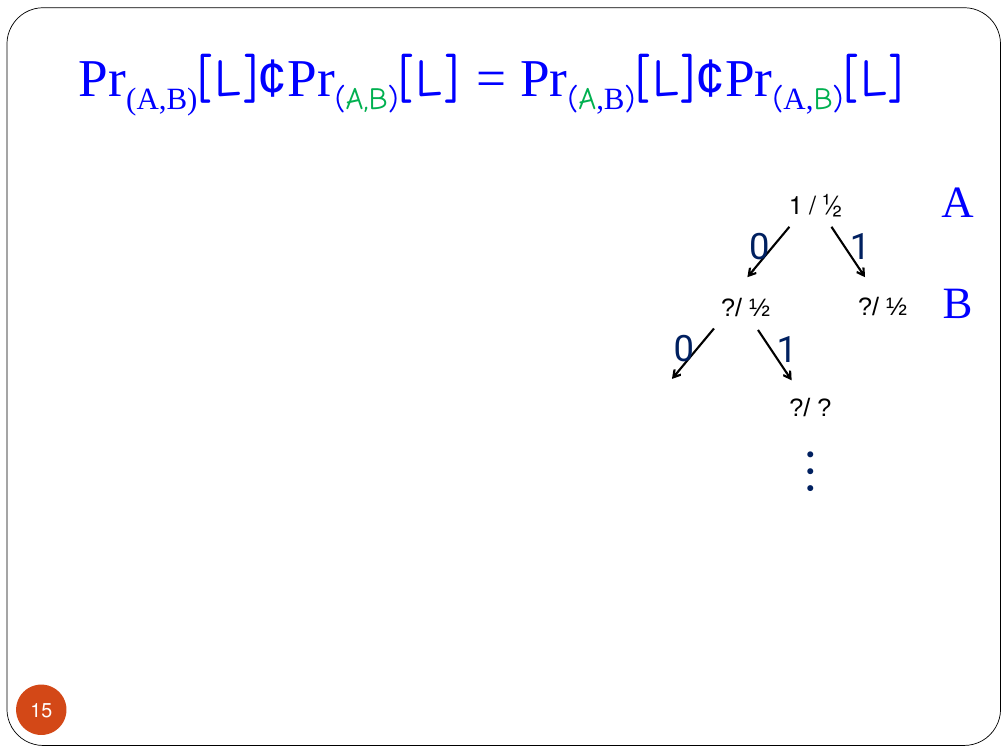
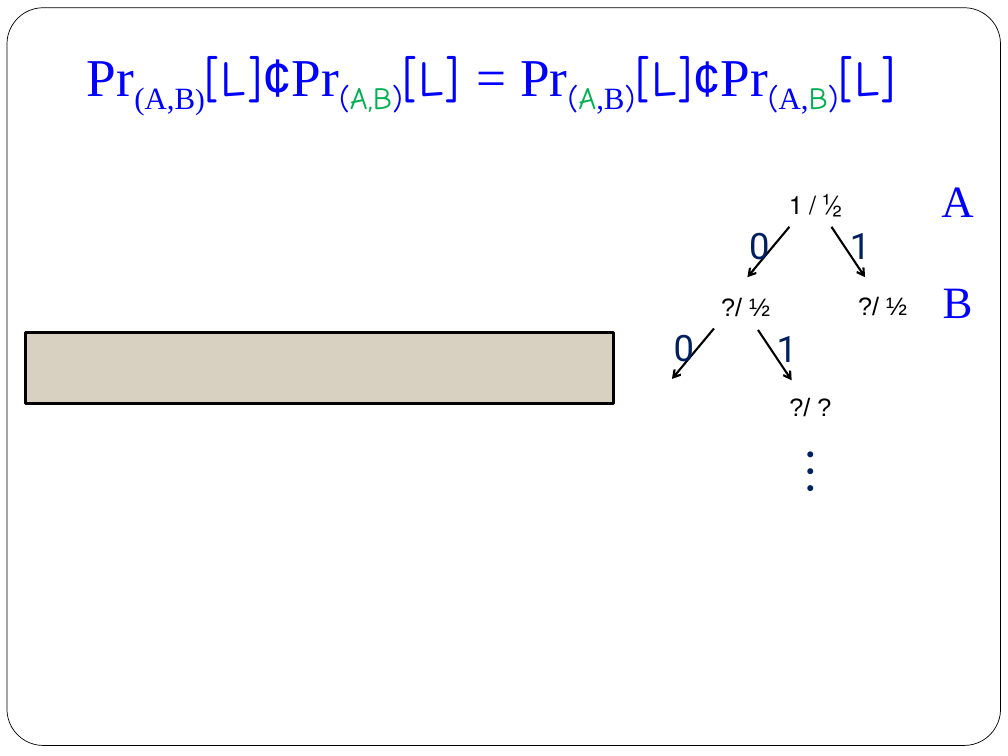
Before and after one commit to iftachh/MyHomepage, a slide deck: slide 14 of papers/CoinFlipping/Seminar.pptx (slide 15 before the commit). Drawn at 1008x756 pixels with LibreOffice and Linux fonts; fonts in the diff are those of the drawing; grey boxes stand for pictures; background and template pictures are left out. Boxes give left, top, right and bottom in pixels: in the first picture for what was removed or moved away, otherwise in the second. Text is boxed around its words. In the diff, an @@ line names an element or a change of style, - is before the commit and + after.

```diff
--- a/papers/CoinFlipping/Seminar.pptx
+++ b/papers/CoinFlipping/Seminar.pptx
@@ title "Pr(A,B)[L]¢Pr(A,B)[L] = Pr(A,B)[L]¢Pr(A,B)[L]" at [87, 56, 896, 115]: size 38 to 36 pt in "Pr(A,B)[L]¢Pr(A,B)[L] Pr(A,B)[L]¢Pr(A,B)[L]" @@
@@ rectangle added at [25, 333, 613, 404], fill #D8D0C0, outline #000000 2.25 pt @@
@@ page number removed at [16, 684, 67, 735] @@
-15
```
Also in this commit, not shown: 20 other slides changed, 1 slide added, 4 slides removed.
